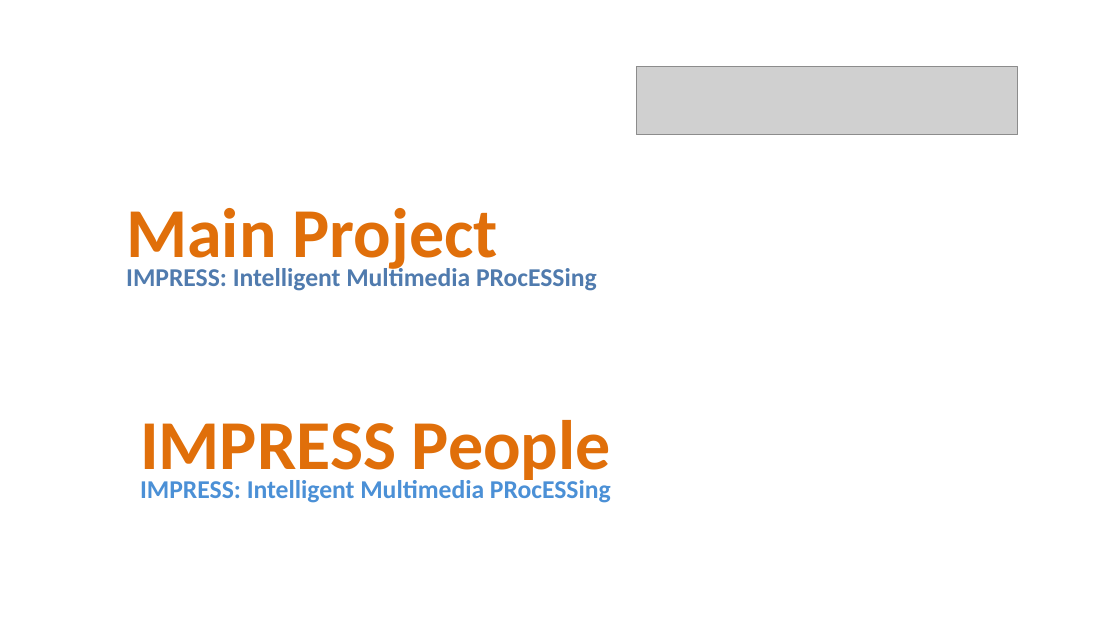
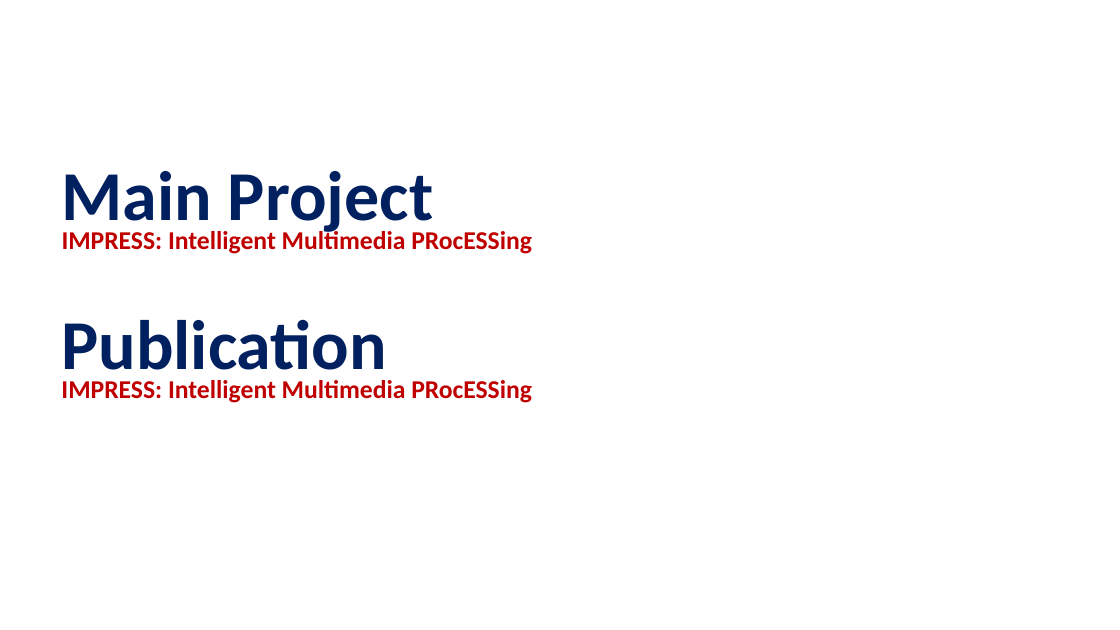
Before and after one commit to IMPRESS-LAB/impress_new_web, a slide deck: slide 1 of 폰트 수정용 ppt.pptx. Drawn at 1120x630 pixels with LibreOffice and Linux fonts; fonts in the diff are those of the drawing; grey boxes stand for pictures. Boxes give left, top, right and bottom in pixels: in the first picture for what was removed or moved away, otherwise in the second. Text is boxed around its words. In the diff, an @@ line names an element or a change of style, - is before the commit and + after.

```diff
--- a/폰트 수정용 ppt.pptx
+++ b/폰트 수정용 ppt.pptx
@@ title "Main Project IMPRESS: Intelligent Multimedia ...": place and size @@
-title "Main Project IMPRESS: Intelligent Multimedia ..." at (126,208,597,291)
+title "Main Project IMPRESS: Intelligent Multimedia ..." at (62,171,532,254)
@@ title "Main Project IMPRESS: Intelligent Multimedia ..." at (62,171,532,254): text colour #E06F0A to #002060 in "Main Project"; text colour #507BAE to #C00000 in "IMPRESS: Intelligent Multimedia PRocESSing" @@
@@ picture removed at (637,66,1018,134) @@
@@ text at (61,319,532,403): text changed; text colour #4B90D6 to #C00000 @@
-IMPRESS People
-IMPRESS: Intelligent Multimedia PRocESSing
+Publication
+IMPRESS: Intelligent Multimedia PRocESSing
```
Also in this commit, not shown: 1 slide added, 10 other files.
